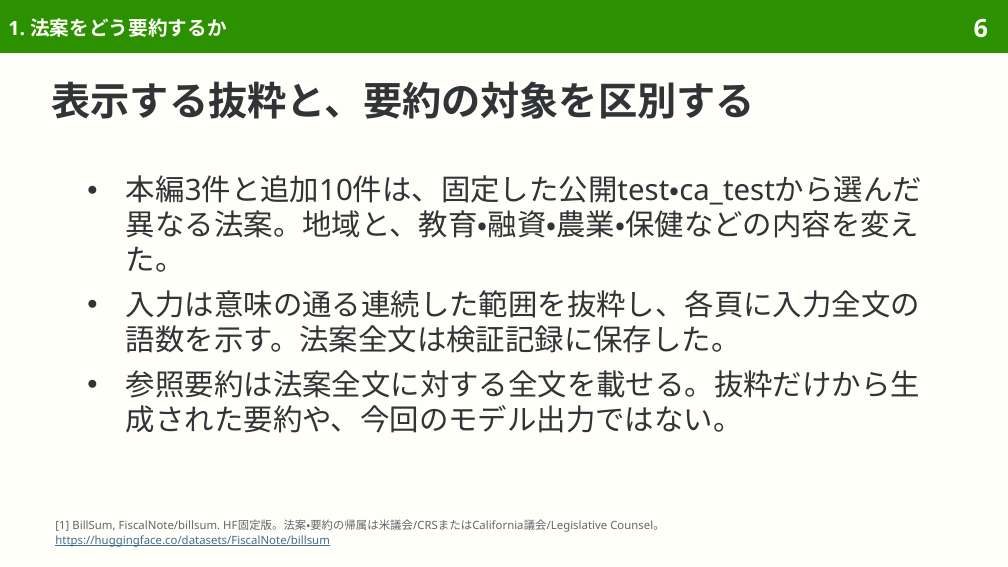
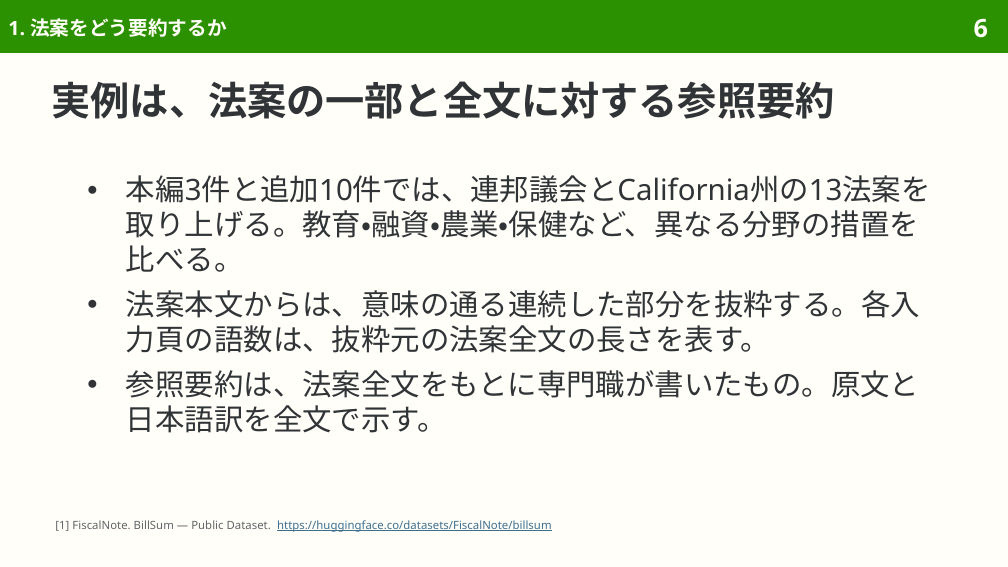
Before and after one commit to sasakiy84/datasets-in-10-minutes, a slide deck: slide 6 of slides/datasets-in-10-minutes-billsum.pptx. Drawn at 1008x567 pixels with LibreOffice and Linux fonts; fonts in the diff are those of the drawing. Boxes give left, top, right and bottom in pixels: in the first picture for what was removed or moved away, otherwise in the second. Text is boxed around its words. In the diff, an @@ line names an element or a change of style, - is before the commit and + after.

Commit message:
Clarify BillSum Japanese and preserve legal conditions in translated examples

```diff
--- a/slides/datasets-in-10-minutes-billsum.pptx
+++ b/slides/datasets-in-10-minutes-billsum.pptx
@@ title at <box>52,81,835,119</box>: text changed @@
-表示する抜粋と、要約の対象を区別する
+実例は、法案の一部と全文に対する参照要約
@@ text at <box>126,175,931,433</box>: text changed @@
-● 本編3件と追加10件は、固定した公開test・ca_testから選んだ異なる法案。地域と、教育・融資・農業・保健などの内容を変えた。
-● 入力は意味の通る連続した範囲を抜粋し、各頁に入力全文の語数を示す。法案全文は検証記録に保存した。
-● 参照要約は法案全文に対する全文を載せる。抜粋だけから生成された要約や、今回のモデル出力ではない。
+● 本編3件と追加10件では、連邦議会とCalifornia州の13法案を取り上げる。教育・融資・農業・保健など、異なる分野の措置を比べる。
+● 法案本文からは、意味の通る連続した部分を抜粋する。各入力頁の語数は、抜粋元の法案全文の長さを表す。
+● 参照要約は、法案全文をもとに専門職が書いたもの。原文と日本語訳を全文で示す。
@@ text at <box>55,520,551,532</box>: text changed; text colour #626669 to #3F6F8F @@
-[1] BillSum, FiscalNote/billsum. HF固定版。法案・要約の帰属は米議会/CRSまたはCalifornia議会/Legislative Counsel。
-https://huggingface.co/datasets/FiscalNote/billsum
+[1] FiscalNote. BillSum — Public Dataset. https://huggingface.co/datasets/FiscalNote/billsum
```
Also in this commit, not shown: 57 other slides changed, 2 slides removed, 35 other files.
